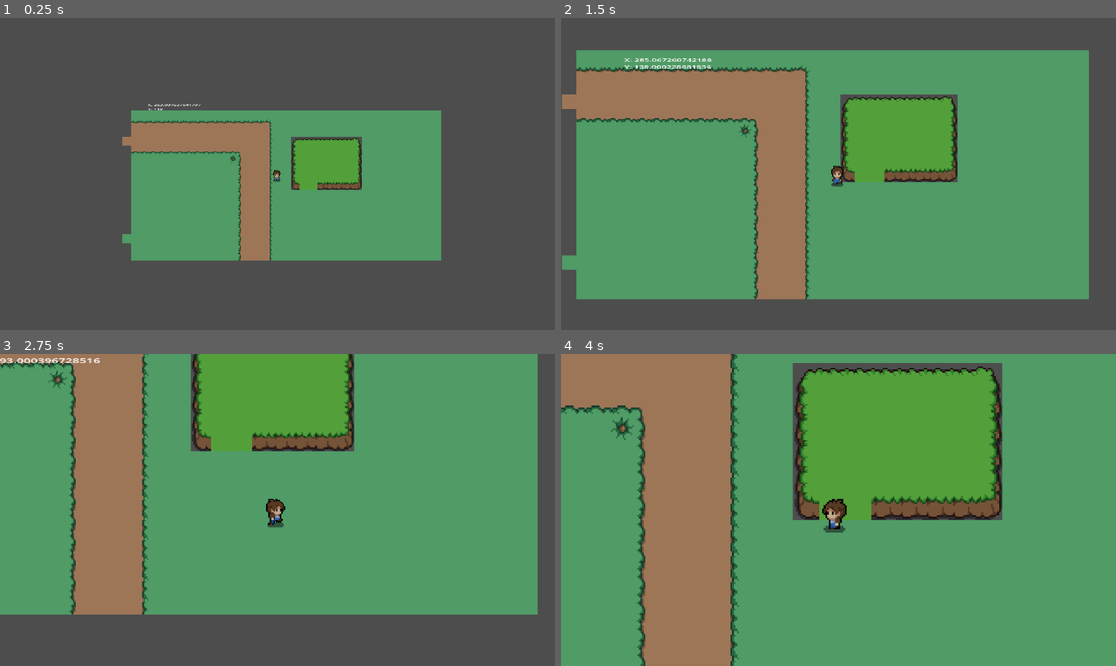
Above: before the commit, frames 1-4 (two rows, left to right).
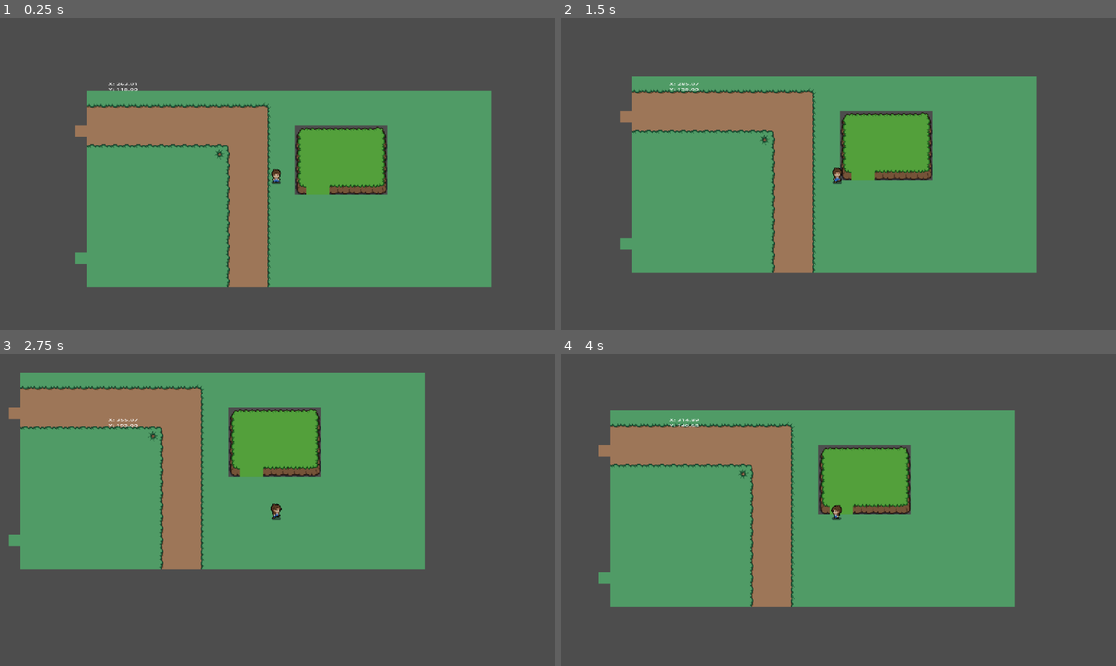
Above: after the commit, the same moments.

Repository: mzztin/PrototypSWE
Game: Godot game, scene res://scenes/hub.tscn
Same seed, same stepped clock (60 frames per second), same inputs: the game is played once before the commit and once after it. This scene is started directly instead of the project's main scene.
Inputs:
- Up to frame 1 (0.25 s): no input
- Up to frame 2 (1.5 s): hold D (right) 0.53-1.28 s; hold S (down) from 1.28 s (still down)
- Up to frame 3 (2.75 s): release S (down) at 2.03 s; hold D (right) from 2.03 s (still down)
- Up to frame 4 (4 s): release D (right) at 2.78 s; hold W (up) 2.78-3.53 s; hold A (left) from 3.53 s (still down)

The runs differ from the first frame. In frame 1, 24% of the frame differs, in the area x 13-89%, y 20-87%; in frame 2, 37%; in frame 3, 55%; in frame 4, 78%, in the area x 0-100%, y 0-100%.

Commit message:
message

Diff:
--- a/scenes/hub.tscn
+++ b/scenes/hub.tscn
@@ -346,7 +346,7 @@
 scale = Vector2(1, 0.977321)
 
 [node name="TileMap" type="TileMap" parent="."]
-position = Vector2(0, 1)
+position = Vector2(0, 3)
 scale = Vector2(1.11114, 0.881796)
 tile_set = SubResource("TileSet_jv1ju")
 collision_animatable = true
--- a/scenes/map_viewer.tscn
+++ b/scenes/map_viewer.tscn
@@ -1,8 +1,13 @@
-[gd_scene load_steps=2 format=3 uid="uid://bjul6t0yxe2ru"]
+[gd_scene load_steps=4 format=3 uid="uid://bjul6t0yxe2ru"]
 
 [ext_resource type="Script" path="res://scripts/map_view.gd" id="1_6wwvo"]
+[ext_resource type="Shader" path="res://shader/fog_of_war.gdshader" id="2_1lfpv"]
+
+[sub_resource type="ShaderMaterial" id="ShaderMaterial_80bme"]
+shader = ExtResource("2_1lfpv")
 
 [node name="MapViewer" type="Node2D"]
 script = ExtResource("1_6wwvo")
 
 [node name="Camera2D" type="Camera2D" parent="."]
+material = SubResource("ShaderMaterial_80bme")
--- a/scripts/hub.gd
+++ b/scripts/hub.gd
@@ -16,7 +16,12 @@
 		PlayerVariables.map_option = !PlayerVariables.map_option
 
 func handle_camera():
+
+	#PlayerVariables.field_of_view += 0.01
+
 	if PlayerVariables.map_option:
 		$MapView/Camera2D.make_current()
+		PlayerVariables.immobile = true
 	else:
 		$Player/Camera2D.make_current()
+		PlayerVariables.immobile = false
--- a/scripts/player.gd
+++ b/scripts/player.gd
@@ -4,7 +4,6 @@
 enum Direction { UP, DOWN, RIGHT, LEFT, NONE }
 enum AnimationType { IDLE, WALK }
 
-const SPEED = 100
 var current_dir: Direction = Direction.NONE
 var minimap: bool = false
 
@@ -27,23 +26,23 @@
 
 	if Input.is_action_pressed("right"):
 		current_dir = Direction.RIGHT
-		velocity.x = SPEED
+		velocity.x = PlayerVariables.speed
 		velocity.y = 0
 		play_animation(AnimationType.WALK)
 	elif Input.is_action_pressed("left"):
 		current_dir = Direction.LEFT
-		velocity.x = -SPEED
+		velocity.x = -PlayerVariables.speed
 		velocity.y = 0
 		play_animation(AnimationType.WALK)
 	elif Input.is_action_pressed("up"):
 		current_dir = Direction.UP
 		velocity.x = 0
-		velocity.y = -SPEED
+		velocity.y = -PlayerVariables.speed
 		play_animation(AnimationType.WALK)
 	elif Input.is_action_pressed("down"):
 		current_dir = Direction.DOWN
 		velocity.x = 0
-		velocity.y = SPEED
+		velocity.y = PlayerVariables.speed
 		play_animation(AnimationType.WALK)
 	else:
 		velocity.x = 0
@@ -91,10 +90,9 @@
 
 func update_developer_information():
 	var monitor_value = Callable(self, "get_monitor_value")
-	var format_string = "X: %s\nY: %s"
-	$Camera2D/DeveloperInformation.text = format_string % [position.x, position.y]
+	var format_string = "X: %.*f\nY: %.*f"
+	$Camera2D/DeveloperInformation.text = format_string % [2, position.x, 2, position.y]
 
 func handle_fov():
-	PlayerVariables.field_of_view += 0.01
 	var field_of_view = PlayerVariables.field_of_view
 	$Camera2D.zoom = Vector2(1 * field_of_view, 1 * field_of_view)
--- a/scripts/player_variables.gd
+++ b/scripts/player_variables.gd
@@ -1,6 +1,8 @@
 extends Node
 
-var field_of_view = 1
+var speed = 100
+
+var field_of_view = 1.5 # Zoom Niveau
 
 var current_level = 0
 var hp: int = 100
--- /dev/null
+++ b/shader/fog_of_war.gdshader
@@ -0,0 +1,5 @@
+shader_type canvas_item;
+
+void fragment() {
+    COLOR = vec4(0.2, 0.2, 0.2, 0.8);
+}
